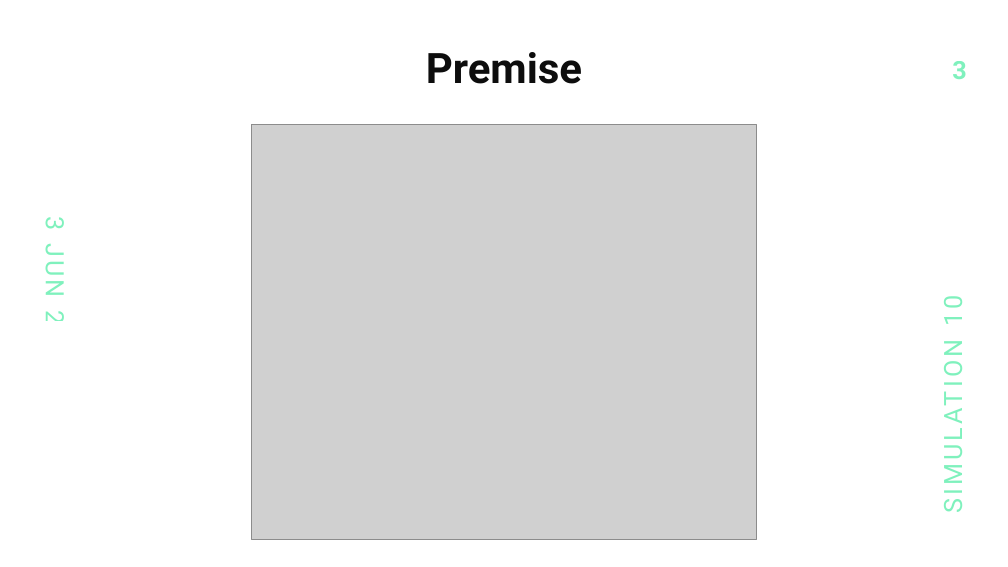
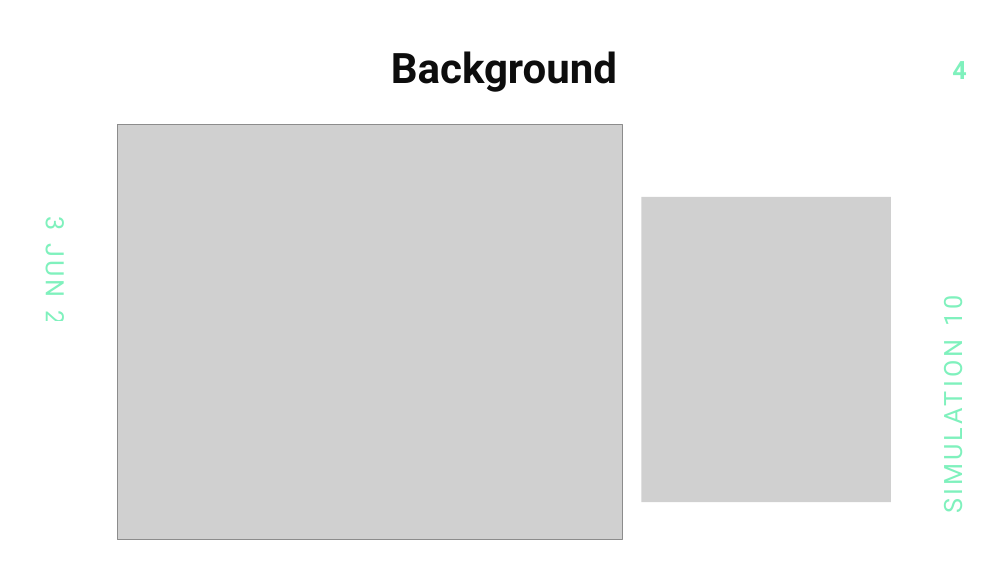
Before and after one commit to saumil-sh/tte-sim, a slide deck: slide 4 of presentation/interview.pptx (slide 3 before the commit). Drawn at 1008x567 pixels with LibreOffice and Linux fonts; fonts in the diff are those of the drawing; grey boxes stand for pictures. Boxes give left, top, right and bottom in pixels: in the first picture for what was removed or moved away, otherwise in the second. Text is boxed around its words. In the diff, an @@ line names an element or a change of style, - is before the commit and + after.

```diff
--- a/presentation/interview.pptx
+++ b/presentation/interview.pptx
@@ title at (391, 51, 617, 92): text changed @@
-Premise
+Background
@@ page number at (952, 61, 966, 79): text changed @@
-3
+4
@@ picture: place and size @@
-picture at (252, 125, 757, 540)
+picture at (117, 125, 622, 540)
@@ picture added at (641, 197, 891, 502) @@
```
Also in this commit, not shown: 5 other slides changed, 5 slides added, 3 other files.
